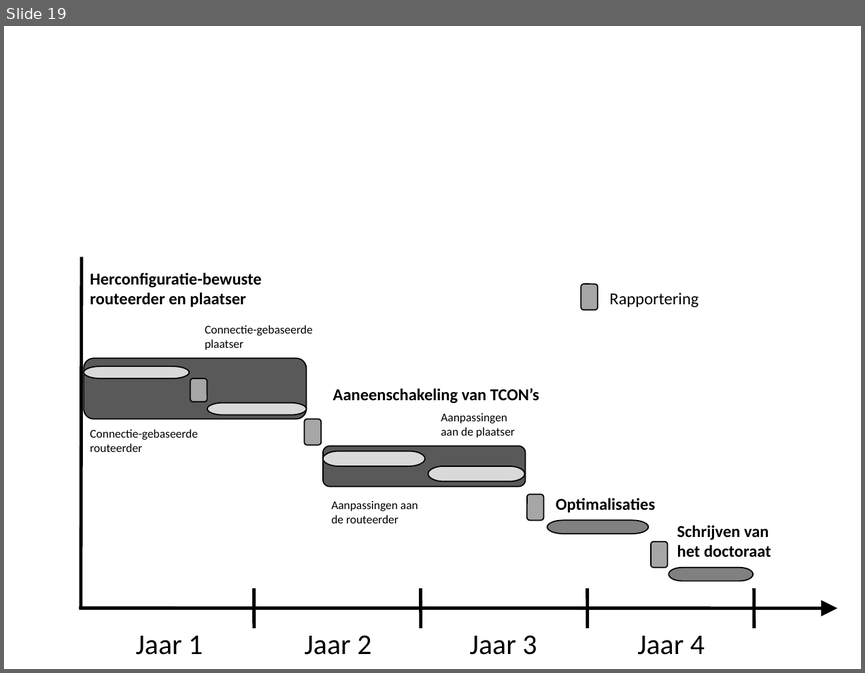
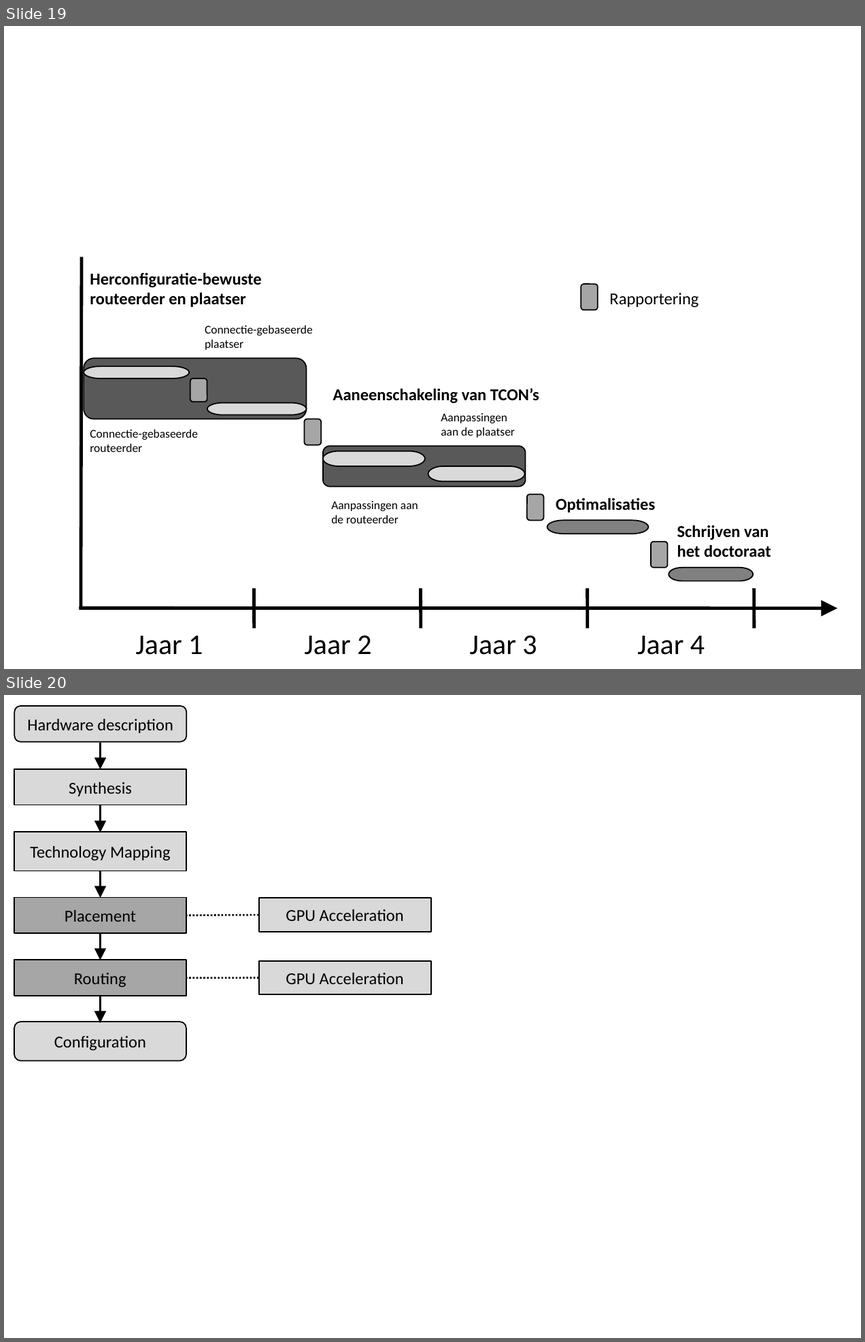
Before and after one commit to EliasVansteenkiste/application_csc_grant, a slide deck: figures/image_generator.pptx. Shown one above the other, each under a label of ours: slide 19 before the commit, slides 19 and 20 after it. The pictures are 865x673 and 865x1342 pixels, drawn with LibreOffice and Linux fonts; fonts in the diff are those of the drawing. Boxes give left, top, right and bottom in pixels: in the first picture for what was removed or moved away, otherwise in the second. Text is boxed around its words. In the diff, an @@ line names an element or a change of style, - is before the commit and + after.

```diff
--- a/figures/image_generator.pptx
+++ b/figures/image_generator.pptx
@@ slide 20 added at bbox=[4, 695, 861, 1338], background #FFFFFF @@
@@ group added at bbox=[14, 706, 430, 1061]: 8 rounded rectangles, 5 arrows, 2 lines @@
+Hardware description
+Synthesis
+Technology Mapping
+Placement
+Routing
+Configuration
+GPU Acceleration
+GPU Acceleration
```
Also in this commit, not shown: 1 slide changed, 1 other slide added, 2 other files.
